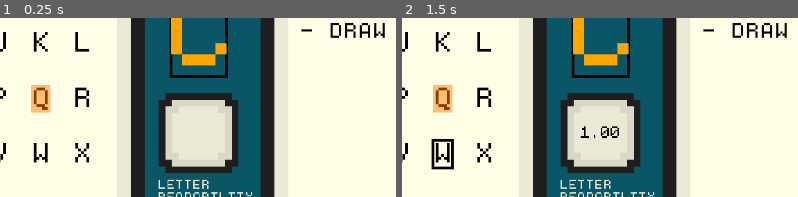
Above: before the commit, frames 1-2 (left to right).
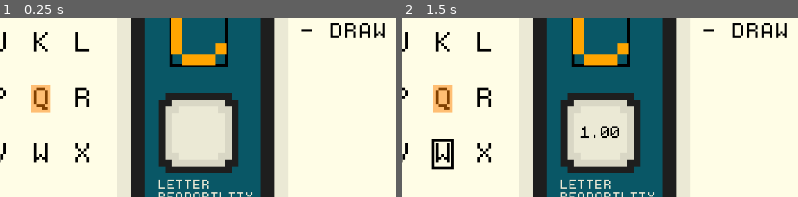
Above: after the commit, the same moments.

Repository: koliao/aberrationary
Game: Godot game, scene res://Main.tscn
Same seed, same stepped clock (60 frames per second), same inputs: the game is played once before the commit and once after it.
Inputs (mouse positions are % of the whole screen's width and height, from its top left):
- Up to frame 1 (0.25 s): no input
- Up to frame 2 (1.5 s): tap Enter (enter) at 0.5 s; move the mouse to (72, 54) at 0.52 s; right-click (72, 54) at 0.6 s; click (72, 54) at 0.67 s; tap Space at 0.77 s; tap R (restart) at 1.25 s; move the mouse to (29, 67) at 1.27 s; hold A from 1.28 s (still down); click (29, 67) at 1.35 s
The pictures show only the part of the screen within x 24-74%, y 27-77%; the shares and areas given below are measured in that part.

The runs differ from the first frame. In frame 1, 0.5% of the frame differs, in the area x 42-58%, y 25-34%; in frame 2, 0.5%.

Commit message:
Preview pixel and remove last row

Diff:
--- a/EditBox.gd
+++ b/EditBox.gd
@@ -7,7 +7,7 @@
 }
 
 var width : int = 5
-var height : int = 8
+var height : int = 7
 const tile_size : int = 8
 
 var image : Image = Image.create(self.width, self.height, false, Image.FORMAT_RGBA8)
@@ -18,6 +18,7 @@
 
 signal pixel_drawn(x: int, y: int)
 signal pixel_erased(x: int, y: int)
+signal pixel_hovered(x: int, y: int)
 
 # Called when the node enters the scene tree for the first time.
 func _ready():
@@ -27,6 +28,11 @@
 func _process(delta):
 	var mouse_pos = get_global_mouse_position()
 	var mouse_in_bounds = self._hitbox().has_point(mouse_pos)
+
+	if(mouse_in_bounds):
+		var tile_pos = floor(get_local_mouse_position() / tile_size)
+		pixel_hovered.emit(tile_pos.x, tile_pos.y)
+
 	if(Input.is_action_just_released("click") and mouse_in_bounds):
 		self._draw_pixel(floor(get_local_mouse_position() / tile_size))
 	if(Input.is_action_pressed("click") and mouse_in_bounds):
--- a/Letter.gd
+++ b/Letter.gd
@@ -6,6 +6,8 @@
 @export var letter : String = "A"
 var selected : bool = false
 var hovered : bool = false
+@export var show_preview_pixel : bool = false
+@export var modify_preview_pixel : Vector2i = Vector2.ZERO
 signal clicked
 # TODO: extract width and height
 
@@ -25,6 +27,7 @@
 
 func _process(delta):
 	queue_redraw()
+	show_preview_pixel = false
 	pass
 
 func _draw():
@@ -40,6 +43,14 @@
 	if(is_protected):
 		draw_rect(Rect2(Vector2(-1, 3 - 1), Vector2(7, 10)), Color(0.0, 0.5, 0.0, 0.5))
 
+	if(show_preview_pixel):
+		var top_left = Vector2(modify_preview_pixel)
+		top_left.y += 3
+
+		var t = Time.get_ticks_msec() * 0.001
+		var rainbow_color = Color.from_hsv(t, 0.8, 0.8)
+		draw_rect(Rect2(top_left, Vector2(1, 1)), rainbow_color, true)
+
 func _on_control_mouse_entered():
 	self.hovered = true
 
@@ -49,3 +60,8 @@
 func _on_control_gui_input(event):
 	if(event.is_action_pressed("click")):
 		get_parent().get_parent().letter_clicked(self.letter)
+
+
+func set_show_preview_pixel(x : int, y : int):
+	show_preview_pixel = true
+	modify_preview_pixel = Vector2i(x, y)
--- a/Letter.tscn
+++ b/Letter.tscn
@@ -6,6 +6,7 @@
 texture_filter = 1
 scale = Vector2(2, 2)
 script = ExtResource("1_r40op")
+show_preview_pixel = true
 
 [node name="Control" type="Control" parent="."]
 layout_mode = 3
--- a/LettersContainer.gd
+++ b/LettersContainer.gd
@@ -75,6 +75,11 @@
 		if(letter.letter in self.selected_letters):
 			GlobalFont.erase_pixel(letter.letter, x, y)
 
+func on_edit_box_pixel_hovered(x, y):
+	for letter in self.letters():
+		if(letter.letter in self.selected_letters):
+			letter.set_show_preview_pixel(x, y)
+
 func letter_clicked(letter):
 	if(self.can_select_letters):
 		self.selected_letters.append(letter)
--- a/Main.gd
+++ b/Main.gd
@@ -105,6 +105,7 @@
 		4, 9, 14:
 			# TODO: Maybe use available powers and remove from there
 			self.selected_power = self.powers.pick_random().type
+
 			var last_round = self.current_round == 14
 			var last_round_banned_power = last_round and self.selected_power == Power.PROTECT
 			while(self.selected_power in self.used_powers or last_round_banned_power):
@@ -287,3 +288,7 @@
 		sum += poem.accuracy
 
 	return sum
+
+
+func _on_edit_box_pixel_hovered(x, y):
+	$LettersContainer.on_edit_box_pixel_hovered(x, y)
--- a/Main.tscn
+++ b/Main.tscn
@@ -39,3 +39,4 @@
 
 [connection signal="pixel_drawn" from="EditBox" to="." method="_on_edit_box_pixel_drawn"]
 [connection signal="pixel_erased" from="EditBox" to="." method="_on_edit_box_pixel_erased"]
+[connection signal="pixel_hovered" from="EditBox" to="." method="_on_edit_box_pixel_hovered"]
--- a/font.gd
+++ b/font.gd
@@ -47,6 +47,14 @@
 		push_error("[FONT ERROR]: font symbol not found for symbol %s" % symbol)
 		return
 
+	if(x > font_symbol.image.get_width()):
+		print("[FONT ERROR]: x out of bounds")
+		return
+
+	if(y > font_symbol.image.get_height()):
+		print("[FONT ERROR]: y out of bounds")
+		return
+
 	font_symbol.image.set_pixel(x, y + 3, Color.WHITE)
 	font_symbol.image_texture.update(font_symbol.image)
 	font_symbol.bitmap = self._bit_array_from_image(font_symbol.image)
@@ -175,12 +183,18 @@
 	var width = image.get_width()
 	var height = image.get_height()
 
-	for y in range(floor(height/2)):
+	#for y in range(floor(height/2)):
+	# Padding 3 top, 2 bottom
+	# For Q symetry, we use 1 from top 1 from bottom, 9 in total
+	# 2 to 2 + floor(9 / 2)
+	# 2 to 2 + 4
+	for y in range(2, 2 + 4):
 		for x in range(width):
+			var bottom_y = (9 + 1 + 2) - y
 			var t_pixel = image.get_pixel(x, y)
-			var b_pixel = image.get_pixel(x, height - 1 - y)
+			var b_pixel = image.get_pixel(x, bottom_y)
 			image.set_pixel(x, y, b_pixel)
-			image.set_pixel(x, height - 1 - y, t_pixel)
+			image.set_pixel(x, bottom_y, t_pixel)
 
 	image_texture.update(image)
 	font_symbol.bitmap = self._bit_array_from_image(image)
@@ -191,7 +205,7 @@
 	var width = image.get_width()
 	var height = image.get_height()
 
-	for y in range(height - 3):
+	for y in range(height - 5):
 		for x in range(width):
 			self.erase_pixel(letter, x, y)
 
@@ -203,7 +217,7 @@
 	var width = image.get_width()
 	var height = image.get_height()
 
-	for y in range(height - 3):
+	for y in range(height - 5):
 		for x in range(width):
 			self.draw_pixel(letter, x, y)
 
